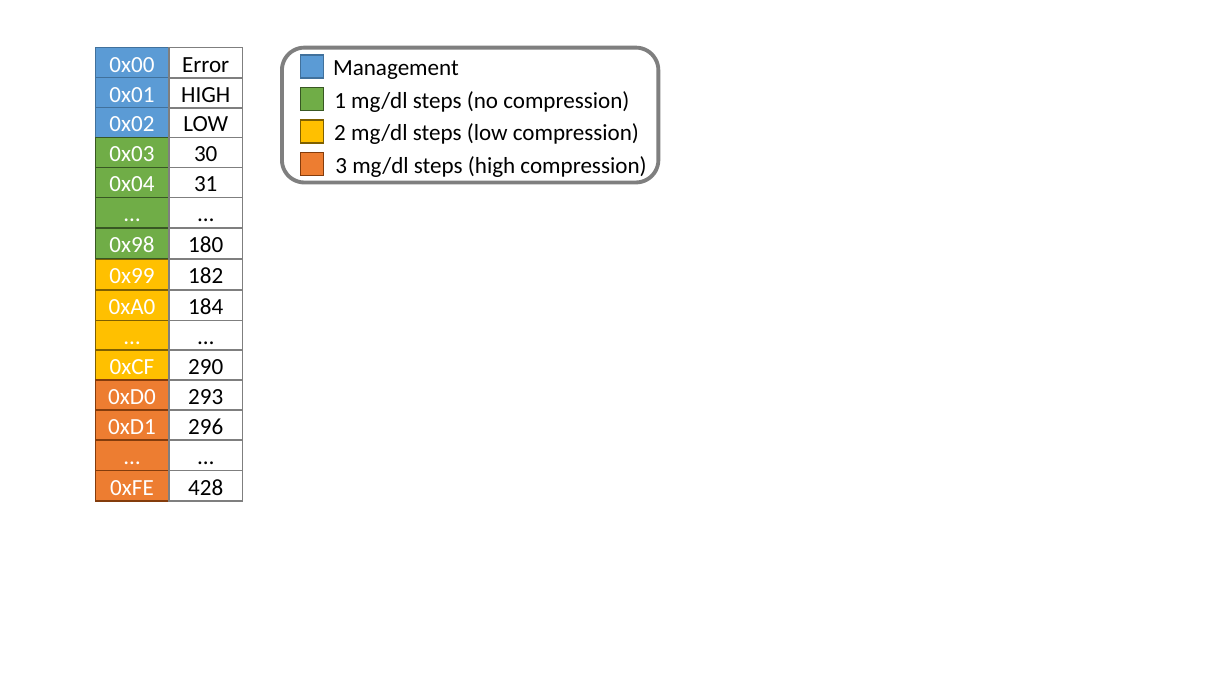
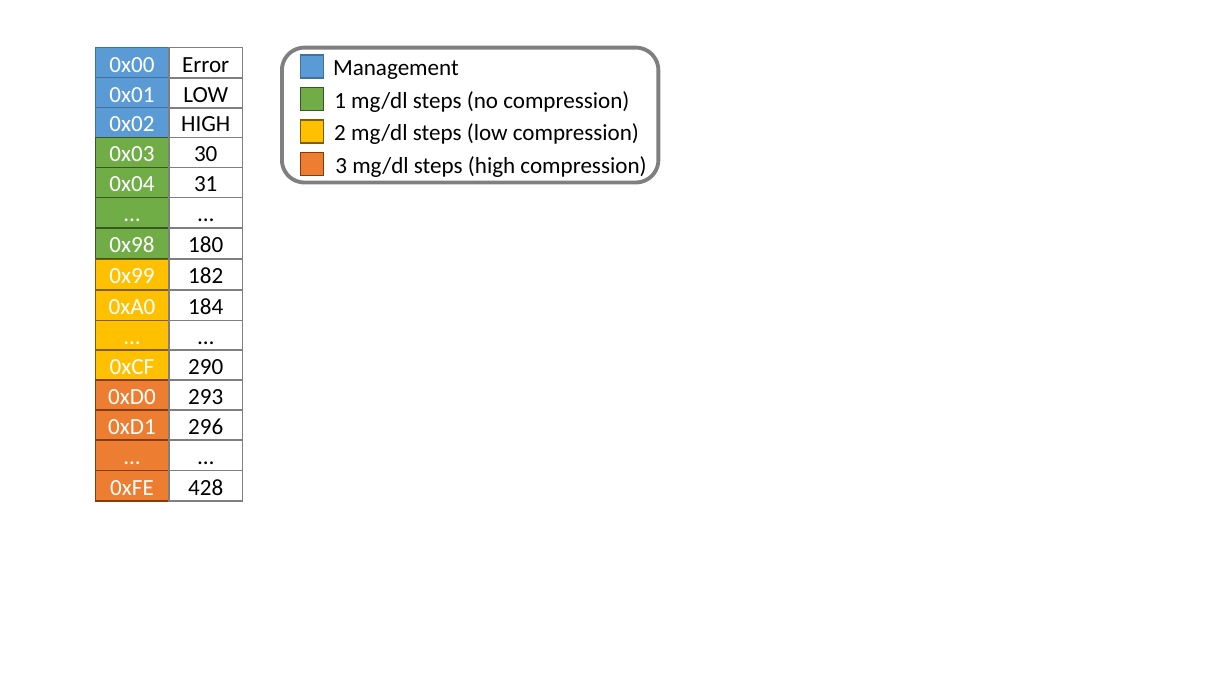
Before and after one commit to juehv/GlucoProxBLE, a slide deck: slide 1 of doc/compression.ppt. Drawn at 1232x693 pixels with LibreOffice and Linux fonts; fonts in the diff are those of the drawing. Boxes give left, top, right and bottom in pixels: in the first picture for what was removed or moved away, otherwise in the second. Text is boxed around its words. In the diff, an @@ line names an element or a change of style, - is before the commit and + after.

```diff
--- a/doc/compression.ppt
+++ b/doc/compression.ppt
@@ rectangle "LOW" moved from (x1=169, y1=107, x2=243, y2=138) to (x1=169, y1=78, x2=243, y2=108) @@
@@ rectangle "HIGH" moved from (x1=169, y1=78, x2=243, y2=108) to (x1=169, y1=107, x2=243, y2=138) @@
```
Also in this commit, not shown: 2 other files.
